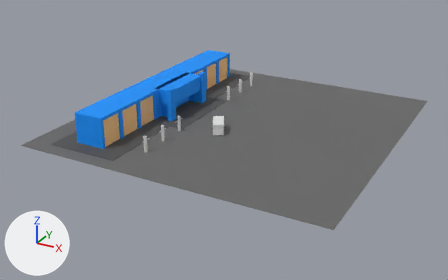
Two versions of the glTF model public/models/model.gltf, one commit apart.
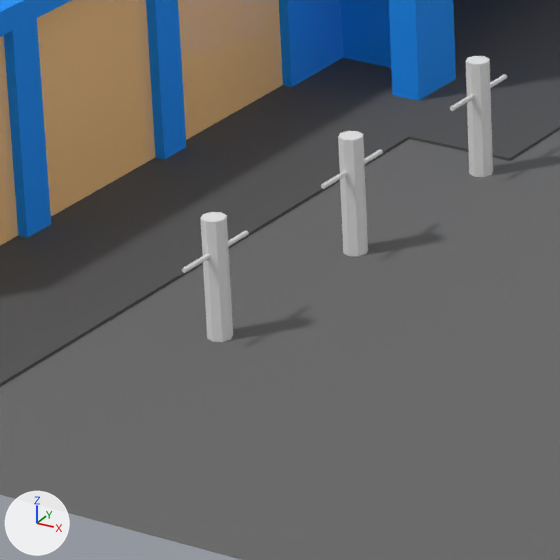
The first picture shows the older version from a 50 mm camera at (22.24, -34.31, 15.52) aimed at (4.12, -1.35, -0.96). The close-ups show both versions on the part from 26% to 42% of the width and 39% to 64% of the height of that picture; other places that the commit changed are outside them. Arrows for +X, +Y and +Z are at lower left; the lights stay in place. Where no turn or scale is listed for an object, it has been applied to the vertices.

Names of what the first close-up shows: 'Building.000', 'Building.000.Window.000', 'Building.000.Window.001', 'Building.000.Window.002', 'CarPark', 'tarmacCurb', 'tube.000', 'tube.001', 'tube.002'.
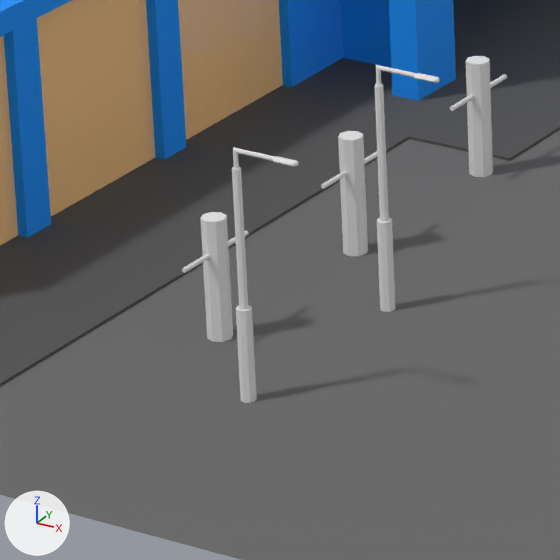
What differs and where, as boxes (x1, y1, x2, y2) in the close-ups (560 x 560 px):
'streetlight.mesh', added
    after: (232, 147, 299, 403)
'streetlight.mesh.001', added
    after: (375, 65, 440, 312)

Patch to the scene script:
```diff
--- a/public/models/model.gltf.py
+++ b/public/models/model.gltf.py
@@ me_cylinder_012 @@
+me_cylinder_012.from_pydata(...)  # 94 vertices, 180 faces; spans x -0.06..0.54, y -0.06..0.06, z -0.38..1.65
@@ ob_streetlight_mesh_001 @@
+ob_streetlight_mesh_001 = bpy.data.objects.new('streetlight.mesh.001', me_cylinder_012)
+ob_streetlight_mesh_001.location = (2.761, -5.975, 0.375)
@@ ob_streetlight_mesh @@
+ob_streetlight_mesh = bpy.data.objects.new('streetlight.mesh', me_cylinder_012.copy())
+ob_streetlight_mesh.location = (2.761, -7.844, 0.375)
```
